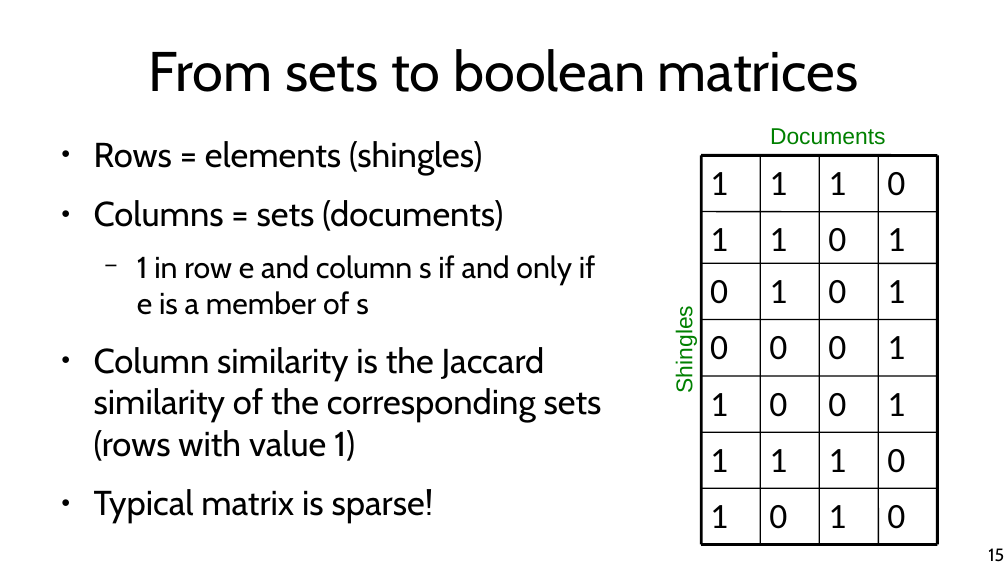
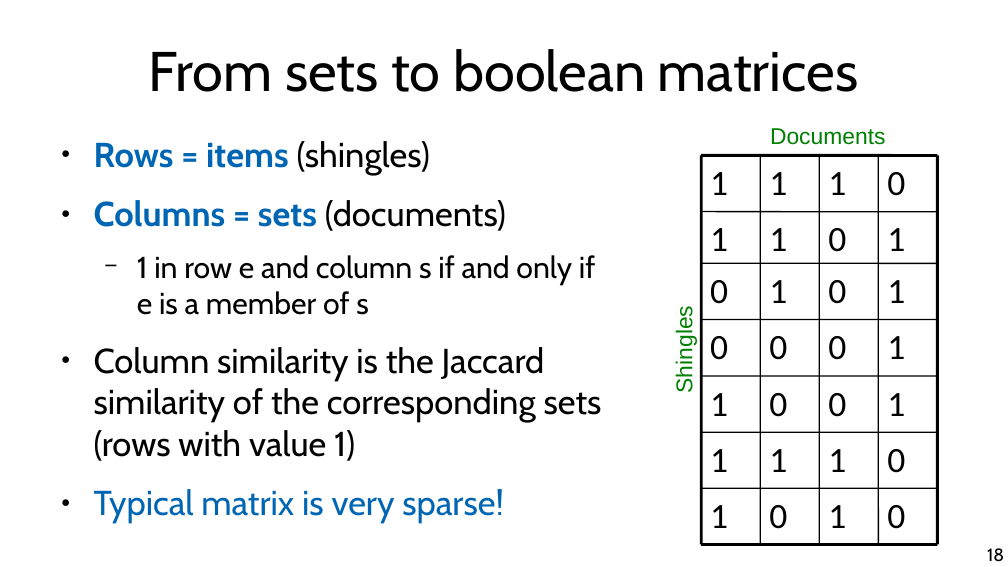
Before and after one commit to marco-calautti/data-mining-course, a slide deck: slide 18 of theory/tt04_fast_near_neighbor.odp (slide 15 before the commit). Drawn at 1008x567 pixels with LibreOffice and Linux fonts; fonts in the diff are those of the drawing. Boxes give left, top, right and bottom in pixels: in the first picture for what was removed or moved away, otherwise in the second. Text is boxed around its words. In the diff, an @@ line names an element or a change of style, - is before the commit and + after.

```diff
--- a/theory/tt04_fast_near_neighbor.odp
+++ b/theory/tt04_fast_near_neighbor.odp
@@ text at bbox=[94, 141, 430, 175]: text changed; text colour #000000 to #0066B3; bold on @@
-● Rows = elements (shingles)
+● Rows = items (shingles)
@@ text at bbox=[94, 200, 506, 231]: text colour #000000 to #0066B3, bold on in "Columns = sets" @@
@@ text at bbox=[94, 489, 504, 523]: text changed; text colour #000000 to #0066B3 @@
-● Typical matrix is sparse!
+● Typical matrix is very sparse!
@@ page number at bbox=[987, 548, 1004, 562]: text changed @@
-15
+18
```
Also in this commit, not shown: 26 other slides changed, 6 slides added, 1 other file.
